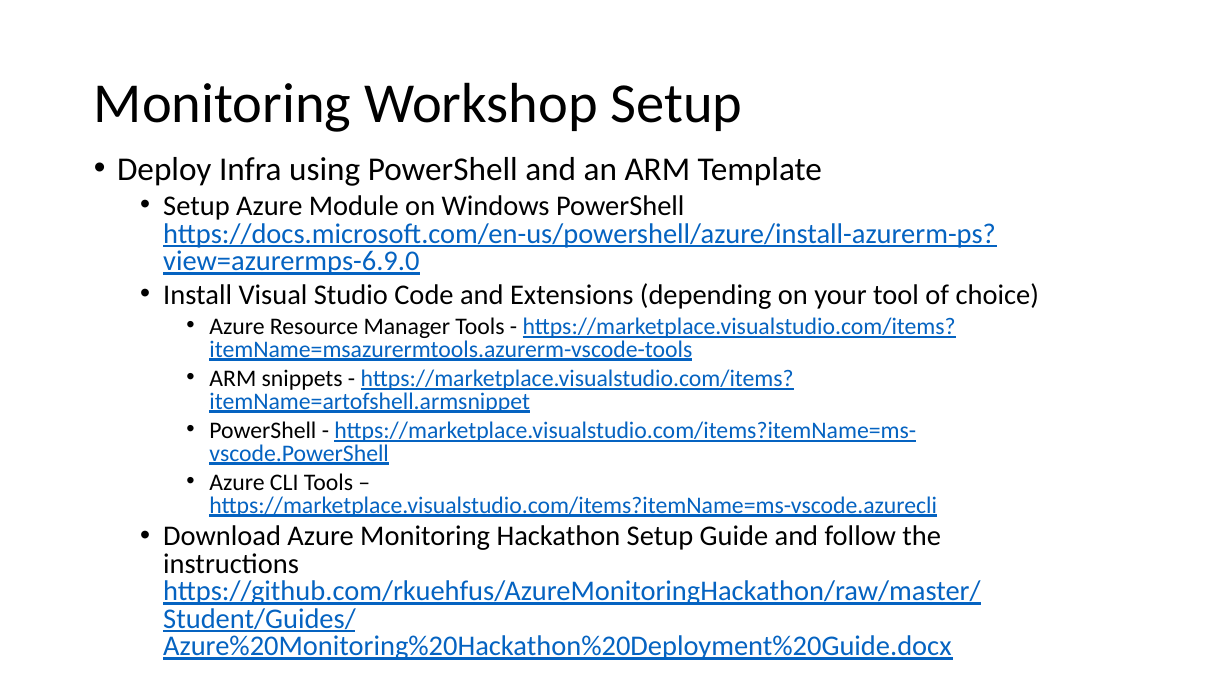
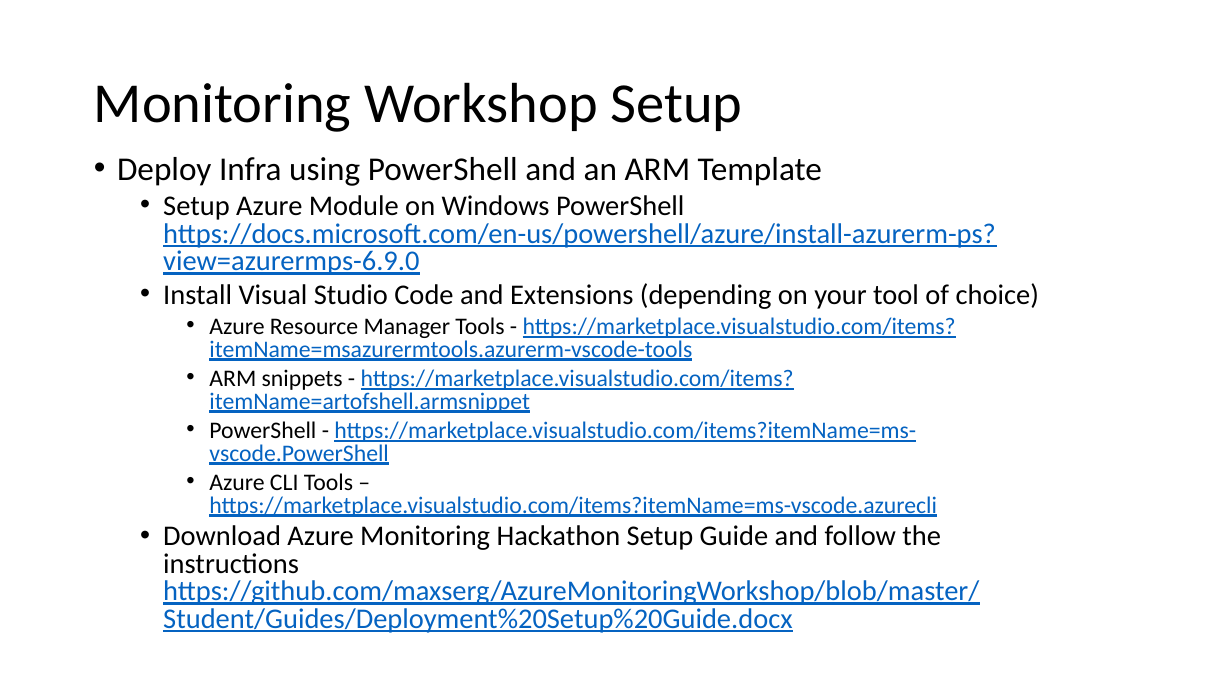
Before and after one commit to maxserg/AzureMonitoringWorkshop, a slide deck: slide 4 of Student/Guides/Challenges.pptx. Drawn at 1232x693 pixels with LibreOffice and Linux fonts; fonts in the diff are those of the drawing. Boxes give left, top, right and bottom in pixels: in the first picture for what was removed or moved away, otherwise in the second. Text is boxed around its words. In the diff, an @@ line names an element or a change of style, - is before the commit and + after.

```diff
--- a/Student/Guides/Challenges.pptx
+++ b/Student/Guides/Challenges.pptx
@@ text at bbox=[163, 525, 979, 633]: text changed @@
-  • Download Azure Monitoring Hackathon Setup Guide and follow the instructions
-    https://github.com/rkuehfus/AzureMonitoringHackathon/raw/master/Student/Guides/Azure%20Monitoring%20Hackathon%20Deployment%20Guide.docx
+  • Download Azure Monitoring Hackathon Setup Guide and follow the instructions
+    https://github.com/maxserg/AzureMonitoringWorkshop/blob/master/Student/Guides/Deployment%20Setup%20Guide.docx
```
